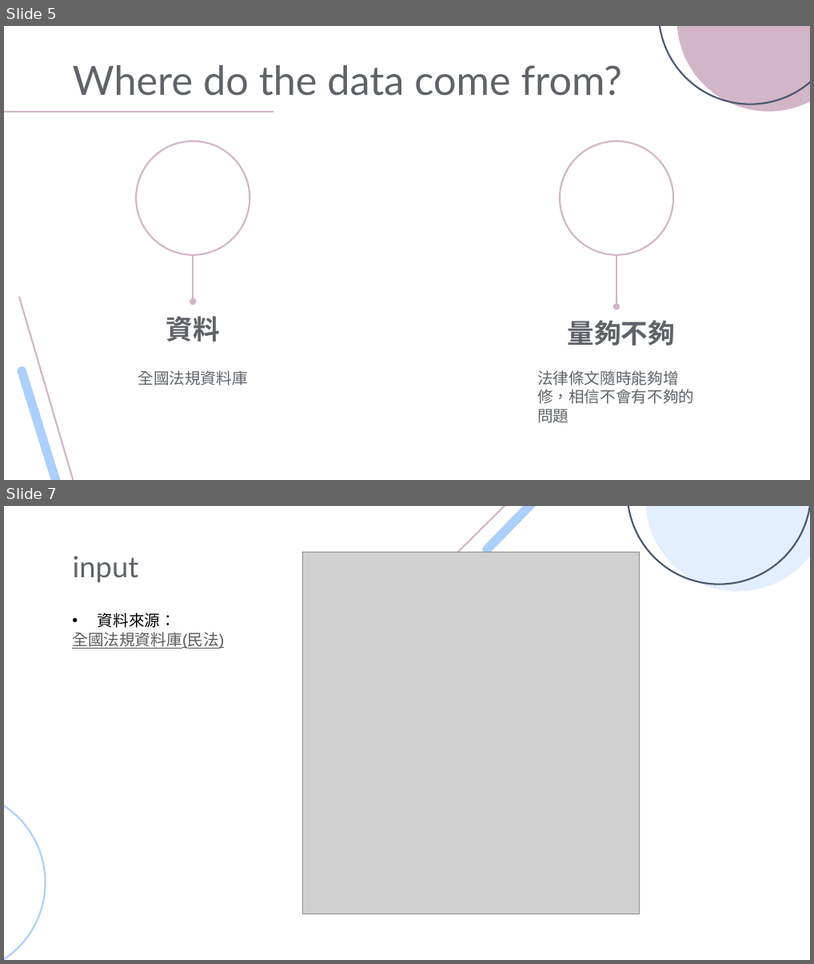
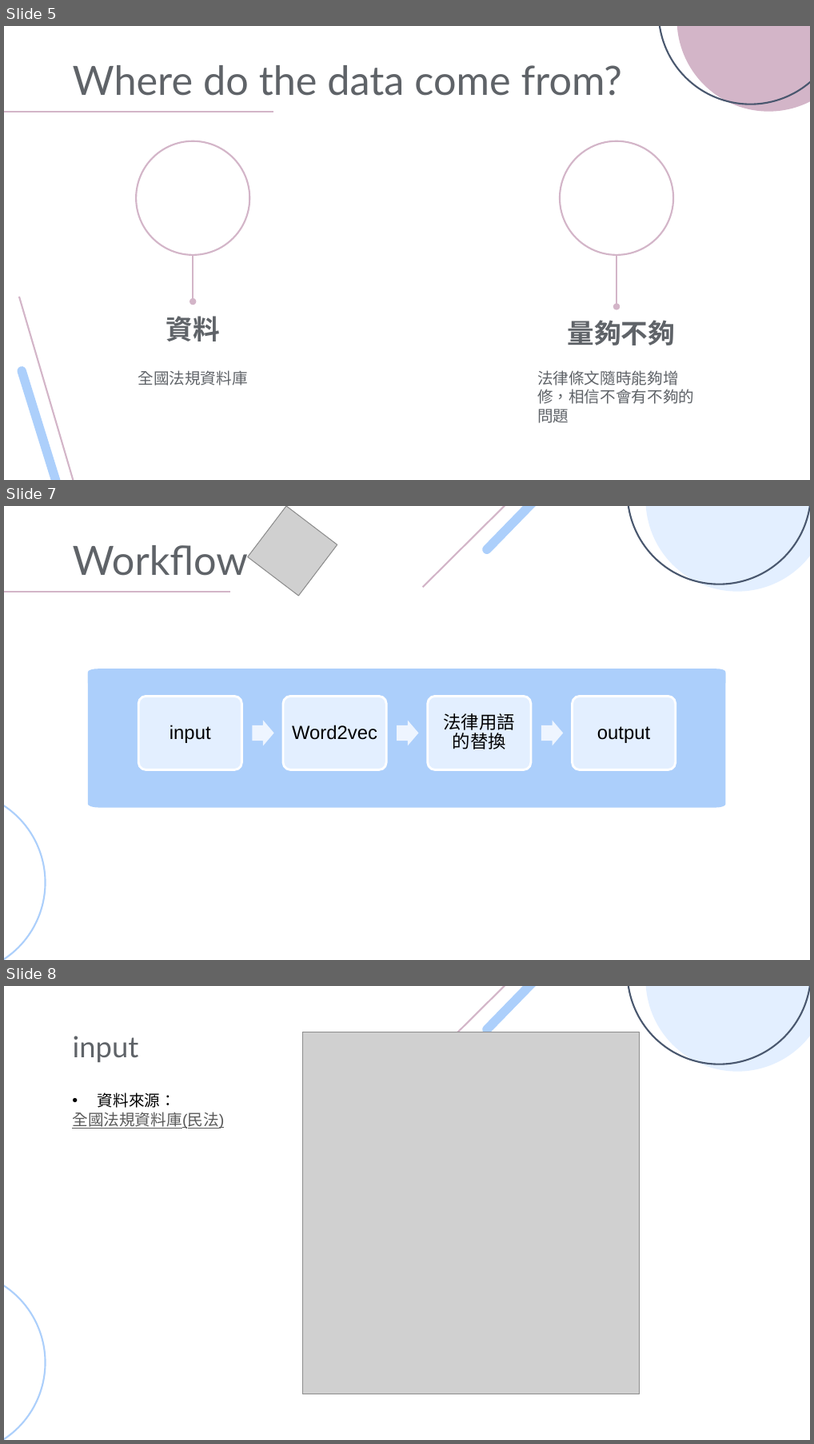
Before and after one commit to PeterWolf-tw/NTNU_TextProcessing_2020, a slide deck: week14/Project_deadline.pptx. Shown one above the other, each under a label of ours: slides 5 and 7 before the commit, slides 5, 7 and 8 after it; the slides between them are not shown. The pictures are 814x964 and 814x1444 pixels, drawn with LibreOffice and Linux fonts; fonts in the diff are those of the drawing; grey boxes stand for pictures. Boxes give left, top, right and bottom in pixels: in the first picture for what was removed or moved away, otherwise in the second. Text is boxed around its words. In the diff, an @@ line names an element or a change of style, - is before the commit and + after.

```diff
--- a/week14/Project_deadline.pptx
+++ b/week14/Project_deadline.pptx
@@ slide 7 added at box(4, 506, 810, 960), background #FFFFFF; not listed: 5 template elements that a slide beside it also shows @@
@@ picture added at box(248, 506, 337, 596) @@
@@ title added at box(73, 545, 248, 576), 36 pt, text #5F6368 @@
+Workflow
@@ line added from (230, 592) to (4, 592), #D3B5C8 1.5 pt @@
@@ group added at box(138, 696, 676, 770): 4 rounded rectangles, 4 texts, 3 right arrows @@
+input
+Word2vec
+法律用語的替換
+output
@@ group added at box(88, 669, 726, 807): 5 freeform shapes @@
@@ what was slide 7 is now slide 8 @@
```
Also in this commit, not shown: 1 slide changed, 1 other slide added.
